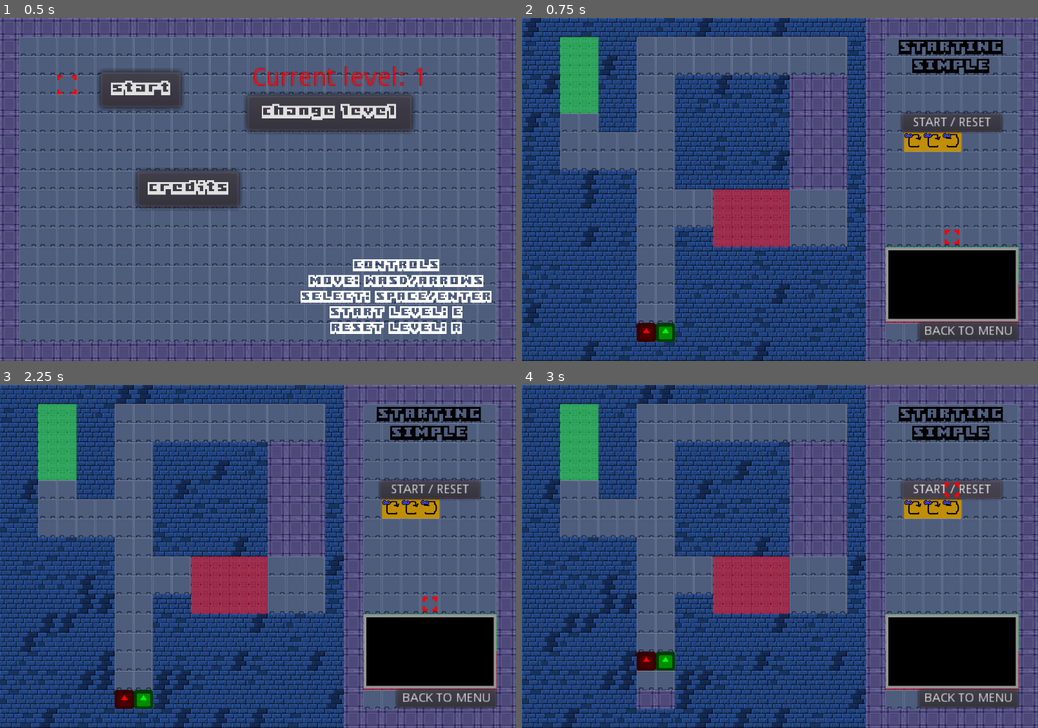
Above: before the commit, frames 1-4 (two rows, left to right).
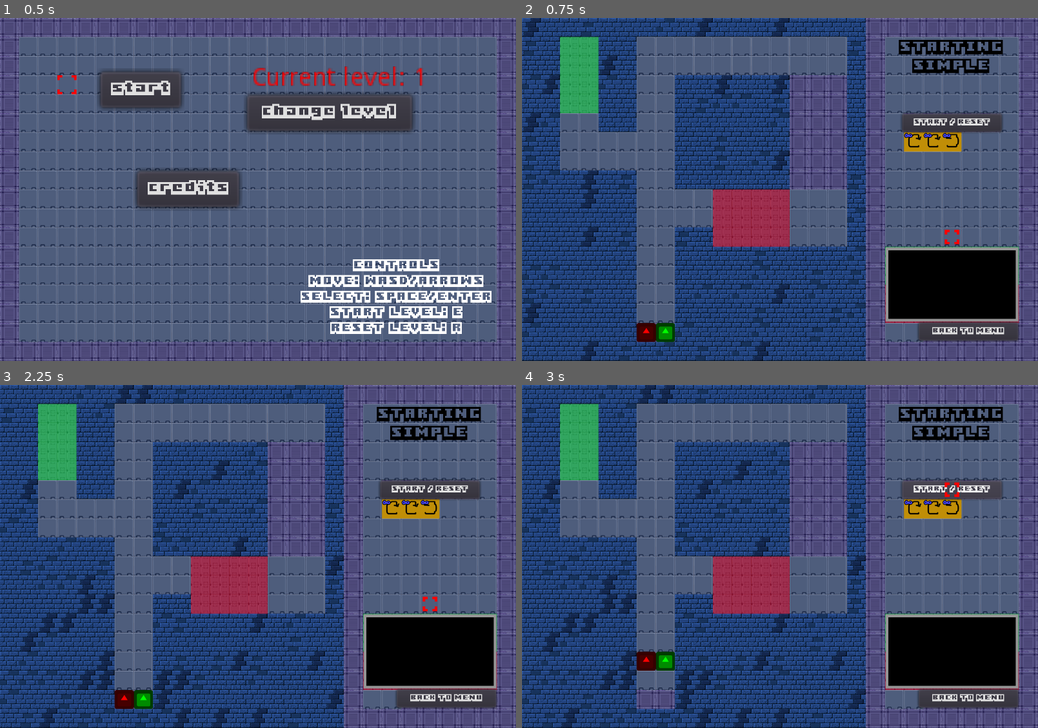
Above: after the commit, the same moments.

Repository: WIT-SCDS-F22-GAME-COOP/Zombie-Game
Game: Godot game, scene res://TSCN/Menu.tscn
Same seed, same stepped clock (60 frames per second), same inputs: the game is played once before the commit and once after it. The engine's default icon, where the game draws it, is replaced by a stand-in: a white triangle on a blue panel in a dark square.
Inputs:
- Up to frame 1 (0.5 s): no input
- Up to frame 2 (0.75 s): click "start" at 0.5 s
- Up to frame 3 (2.25 s): click "BACK TO MENU" at 1.25 s; click "start" at 2 s
- Up to frame 4 (3 s): click "START / RESET" at 2.75 s

Frame 1 is identical in both runs. In frame 2, 0.6% of the frame differs, in the area x 75-95%, y 28-93%; in frame 3, 0.6%; in frame 4, 0.6%.

Commit message:
Font updates
In-game buttons now match font

Diff:
--- a/Scripts/World.gd
+++ b/Scripts/World.gd
@@ -9,6 +9,8 @@
 
 var level_name = "UNNAMED"
 
+# Import font to project
+onready var path2font = "res://Graphics/font/Boxy-Bold.ttf"
 
 # Called when the node enters the scene tree for the first time.
 func _ready():
@@ -22,6 +24,12 @@
 		draw_walls_new()
 	else:
 		draw_walls()
+
+	var dynamic_font = DynamicFont.new()
+	dynamic_font.font_data = load(path2font)
+	dynamic_font.size = 8
+	$Button.set("custom_fonts/font", dynamic_font)
+	$Button2.set("custom_fonts/font", dynamic_font)
 
 
 # Called every frame. 'delta' is the elapsed time since the previous frame.
